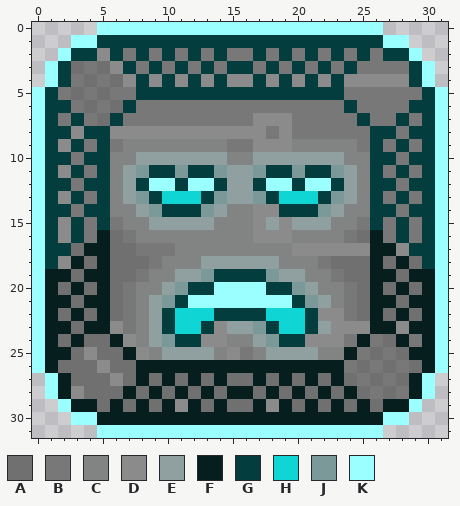
A pixel-art sprite gets an edit: UniPlattformer_private/Uni_New_Plattformer.gmx/sprites/images/spr_block_4_0.png. Above is the file before it was changed.
The file is 32x32 pixels. Colours within 5 levels of each other are drawn and written as one.
Palette (. is transparent): A #707070  B #787878  C #828383  D #8b8b8b  E #909f9f  F #061e1e  G #043d3d  H #10d5d5  J #7b9999  K #9cffff
Pixels before, first column x 0:
 0 .....KKKKKKKKKKKKKKKKKKKKKK.....
 1 ...KKGGGGGGGGGGGGGGGGGGGGGGKK...
 2 ..KGGDGBGBGBGBGBBGBGBGBGBGBGGK..
 3 .KGABADGBGBGBGBGGBGBGBGBGBBBBGK.
 4 .KGBABADGDGDGDGDDGDGDGDGDDDDDGK.
 5 KGBABABBGGGGGGGGGGGGGGGGBBBBBBGK
 6 KGGBABAGBBBBBBBBBBBBBBBBGBBBBGGK
 7 KGBGBAGBBBBBBBBBBDDDBBBBBGBBGBGK
 8 KGGDGGDDDDDDDDDDDDBDBBBBBBGGBGGK
 9 KGDGBGBCCCCCCCCBBDDDCCCCCBGBGBGK
10 KGGBGGCCEEEEEEECCEEEEEEECCGGBGGK
11 KGDGBGCEJGGJGGJEEJGGJGGJECGBGBGK
12 KGGBGGCEGKKGKKGEEGKKGKKGECGGBGGK
13 KGDGBGCEJGHHHGJEEJGHHHGJECGBGBGK
14 KGGBGGCCEJGGGJECCDDGGGJECCGGBGGK
15 KGDGBGBCCEEEEECCCDEDEEECCBGBGBGK
16 KGDGBFABCCCCCCCCCDDDCCCCBAFBGBGK
17 KGGAFFAABBBCCCCCCCCCDDDDDDFFDGGK
18 KGDFAFAAABCCCEEEEEECCCBAAAFAFAGK
19 KFFAFFAABCCEEJGGGGJEECCBAAFFAFFK
20 KFAFAFABCCEJGGKKKKGGJECCBAFAFAFK
21 KFFAFFABCEJGKKKKKKKKGJECBAFFAFFK
22 KFAFAFABCEGHHHGGGGHHHGDDBAFAFAFK
23 KFFAFFDBCEGHHGDEEJGHHGEDDDFFDFFK
24 KFAFAAFDCEJGGDDCCEJGGDDDBFBAFBFK
25 KFFADAAFDCEEEECDBCEEEECCFBABAFFK
26 KFAAADAAFFFFFFFFFFFFFFFFBABABAFK
27 .KFAAADAFAFAFAFAAFAFAFAFABABAFK.
28 .KFDAAAFAFAFAFAFFAFAFAFAFABABFK.
29 ..KFFAFAFAFDFAFAAFDFAFAFAFAFFK..
30 ...KKFFFFFFFFFFFFFFFFFFFFFFKK...
31 .....KKKKKKKKKKKKKKKKKKKKKK.....
Once edited:
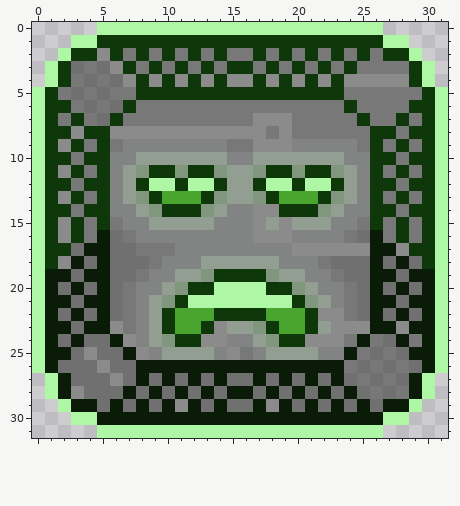
What changed:
{"colour":"E","old":"#909f9f","new":"#939e92"}
{"colour":"F","old":"#061e1e","new":"#0a1c08"}
{"colour":"G","old":"#043d3d","new":"#0e3809"}
{"colour":"H","old":"#10d5d5","new":"#49a52d"}
{"colour":"J","old":"#7b9999","new":"#80977e"}
{"colour":"K","old":"#9cffff","new":"#aef7a5"}
